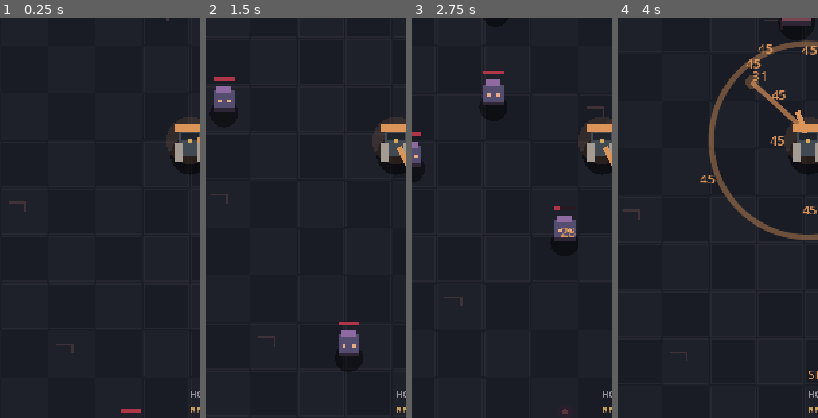
Above: before the commit, frames 1-4 (left to right).
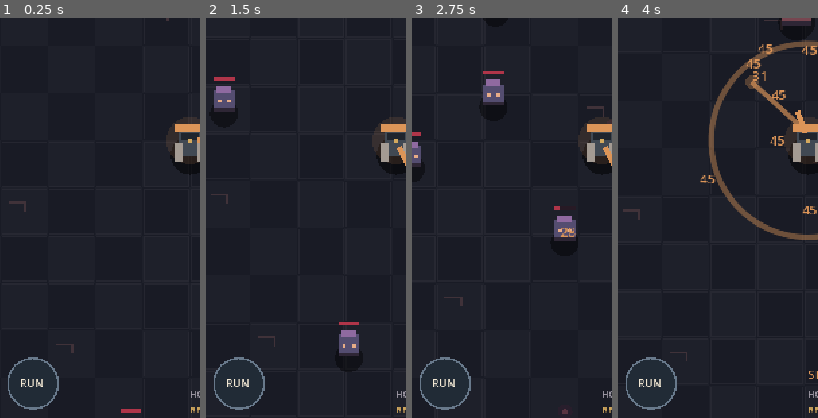
Above: after the commit, the same moments.

Repository: fytchx/Godscar
Game: Godot game, scene res://scenes/arena.tscn
The game is run twice, just before and just after one commit, with the same random seed, the same clock (stepped at 60 frames per second) and the same inputs.
Inputs (mouse positions are % of the whole screen's width and height, from its top left):
- Up to frame 1 (0.25 s): no input
- Up to frame 2 (1.5 s): move the mouse to (72, 45) at 0.52 s; click (72, 45) at 0.67 s; drag from (30, 55) to (45, 70) at 1.27 s
- Up to frame 3 (2.75 s): move the mouse to (60, 28) at 2.02 s; click (60, 28) at 2.17 s
- Up to frame 4 (4 s): drag from (45, 70) to (20, 35) at 2.77 s; move the mouse to (80, 65) at 3.52 s; click (80, 65) at 3.67 s
The pictures show only the part of the screen within x 2-52%, y 26-76%; the shares and areas given below are measured in that part.

The runs differ from the first frame. In frame 1, 0.5% of the frame differs, in the area x 4-30%, y 84-98%; in frame 2, 0.5%; in frame 3, 0.5%; in frame 4, 0.5%.

Commit message:
Add player-directed straight-line auto-run without autopilot or combat automation

Diff:
--- a/scripts/arena.gd
+++ b/scripts/arena.gd
@@ -33,6 +33,9 @@
 var hero: Vector2 = Vector2.ZERO
 var move_direction: Vector2 = Vector2.ZERO
 var last_facing: Vector2 = Vector2.RIGHT
+# Auto-run only holds a fixed player-selected heading; no steering, pathfinding, or auto-dodging.
+var auto_run_enabled: bool = false
+var auto_run_direction: Vector2 = Vector2.RIGHT
 var class_index: int = 0
 var spec_index: int = 0
 var hp: float = 120.0
@@ -135,6 +138,8 @@
     ability_notice = ""
     ability_notice_timer = 0.0
     move_direction = Vector2.ZERO
+    auto_run_enabled = false
+    auto_run_direction = last_facing
     touch_id = -1
     joystick_knob = Vector2.ZERO
     last_tap_ms = -9999
@@ -173,10 +178,17 @@
         queue_redraw()
         return
 
-    hero += move_direction * MOVE_SPEED * delta
-    hero = hero.clamp(Vector2(-2400, -2400), Vector2(2400, 2400))
+    # The player's joystick takes precedence. On release, auto-run resumes
+    # straight along the most recent player-selected heading.
+    var velocity_dir: Vector2 = move_direction
     if move_direction.length_squared() > 0.01:
         last_facing = move_direction.normalized()
+        if auto_run_enabled:
+            auto_run_direction = last_facing
+    elif auto_run_enabled:
+        velocity_dir = auto_run_direction
+    hero += velocity_dir * MOVE_SPEED * delta
+    hero = hero.clamp(Vector2(-2400, -2400), Vector2(2400, 2400))
 
     attack_timer = maxf(0.0, attack_timer - delta)
     passive_timer = maxf(0.0, passive_timer - delta)
@@ -386,6 +398,8 @@
         deaths += 1
         hp = max_hp
         resource = 50.0
+        auto_run_enabled = false
+        move_direction = Vector2.ZERO
         hero = Vector2.ZERO
         enemies.clear()
         damage_numbers.clear()
@@ -478,6 +492,21 @@
     return Vector2(s.x - 95.0, s.y - 91.0)
 
 
+func _auto_run_center() -> Vector2:
+    var s: Vector2 = get_viewport_rect().size
+    return Vector2(58.0, s.y - 307.0)
+
+
+func _toggle_auto_run() -> void:
+    auto_run_enabled = not auto_run_enabled
+    if auto_run_enabled:
+        # If pressed while walking, lock that direction; otherwise reuse
+        # the last direction the player actually faced.
+        auto_run_direction = move_direction.normalized() if move_direction.length_squared() > 0.01 else last_facing.normalized()
+    last_tap_ms = -9999
+    queue_redraw()
+
+
 func _input(event: InputEvent) -> void:
     if event is InputEventScreenTouch:
         if event.pressed:
@@ -511,6 +540,7 @@
     if p.y < 86.0:
         if p.x < s.x * 0.69:
             menu_open = true
+            auto_run_enabled = false
             move_direction = Vector2.ZERO
             touch_id = -1
         else:
@@ -537,7 +567,11 @@
         perf_window_hitches = 0
         queue_redraw()
         return
-    # One dedicated ultimate button is the ONLY exclusion in the lower control half.
+    # Player-triggered straight-line movement lock. Does NOT drive or steer.
+    if p.distance_to(_auto_run_center()) < 37.0:
+        _toggle_auto_run()
+        return
+    # Dedicated ability controls remain separate from joystick input.
     if p.distance_to(_skill_center()) < 69.0:
         _cast_ultimate()
         last_tap_ms = -9999
@@ -809,6 +843,13 @@
         _draw_text("FLOAT", jc + Vector2(-24, 5), 13, C_MUTED)
     _draw_text("MOVE ANYWHERE", Vector2(20, s.y - 10), 12, C_MUTED)
 
+    # Compact manual auto-run toggle; always visible outside the HUD panel.
+    var run_center: Vector2 = _auto_run_center()
+    draw_circle(run_center, 33.0, Color("3c3329") if auto_run_enabled else Color("212b36"))
+    draw_arc(run_center, 34.0, 0.0, TAU, 44, C_GOLD if auto_run_enabled else Color("68798b"), 2.5)
+    _draw_text("STOP" if auto_run_enabled else "RUN", run_center + Vector2(-20.0 if auto_run_enabled else -17.0, 5.0), 14, C_GOLD if auto_run_enabled else C_TEXT)
+    if auto_run_enabled:
+        draw_line(run_center + Vector2(0.0, -14.0), run_center + Vector2(0.0, -23.0), C_GOLD, 2.0)
     var ability: Vector2 = _skill_center()
     var ult_ready: bool = ultimate_cooldown <= 0.0
     draw_circle(ability, 57.0, Color("3b2c34") if ult_ready else Color("292934"))
